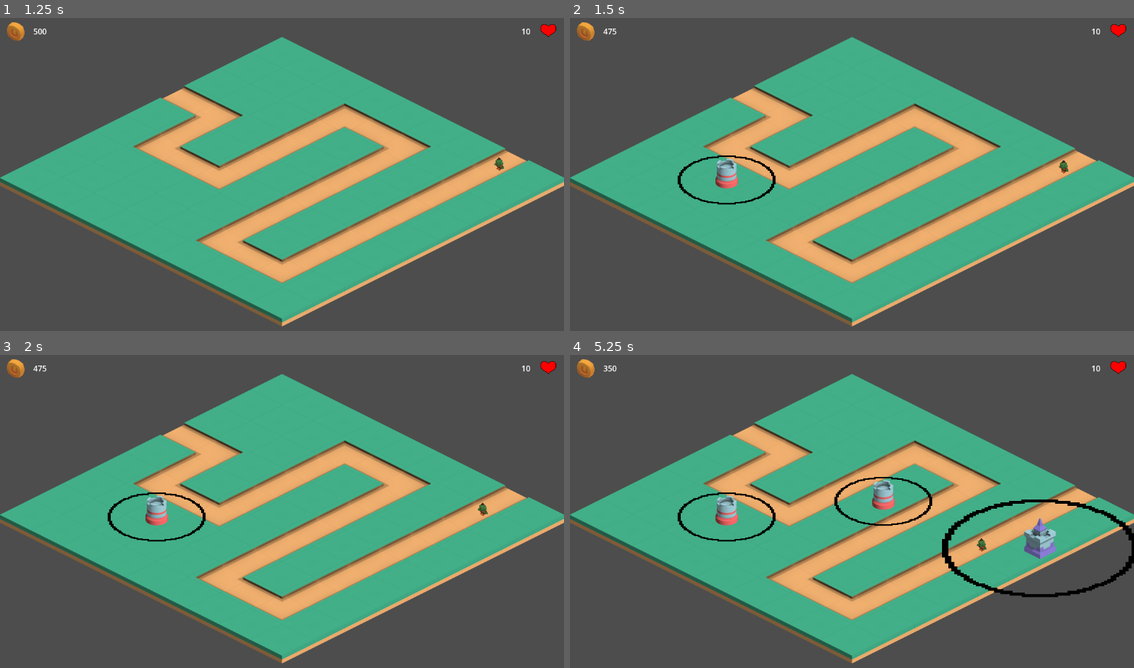
Above: before the commit, frames 1-4 (two rows, left to right).
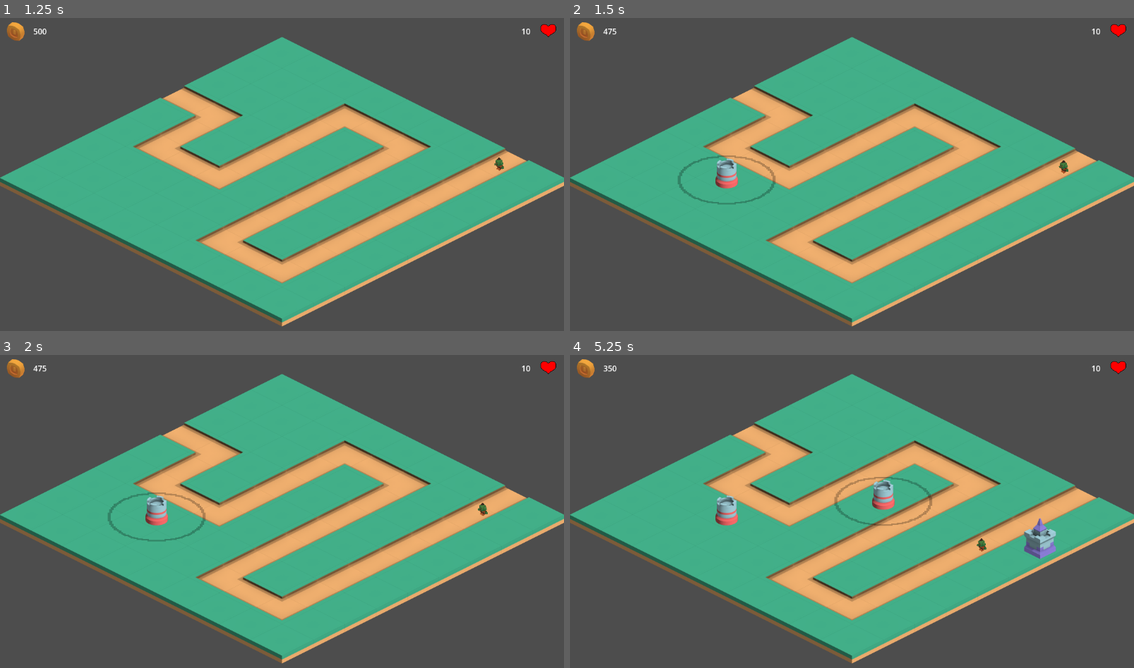
Above: after the commit, the same moments.

Repository: Robert-Riordan-UCD/GameDevJourney
Game: Godot game, scene res://Levels/Level1.tscn
Same seed, same stepped clock (60 frames per second), same inputs: the game is played once before the commit and once after it.
Inputs (mouse positions are in pixels of both pictures, inside the frame that each line leads up to):
- Up to frame 1 (1.25 s): tap Enter at 0.5 s; move the mouse to (406, 158) at 0.52 s; press the mouse at (406, 158) at 0.53 s
- Up to frame 2 (1.5 s): move the mouse to (739, 190) at 1.27 s; release the mouse at (739, 190) at 1.28 s; right-click (739, 190) at 1.35 s; click (739, 190) at 1.42 s
- Up to frame 3 (2 s): no input
- Up to frame 4 (5.25 s): move the mouse to (727, 517) at 2.02 s; press the mouse at (727, 517) at 2.03 s; move the mouse to (823, 574) at 2.77 s; release the mouse at (823, 574) at 2.78 s; right-click (823, 574) at 2.85 s; click (823, 574) at 2.92 s; move the mouse to (1021, 558) at 3.52 s; press the mouse at (1021, 558) at 3.53 s; move the mouse to (1038, 549) at 4.27 s; release the mouse at (1038, 549) at 4.28 s; right-click (1038, 549) at 4.35 s; click (1038, 549) at 4.42 s; move the mouse to (880, 511) at 5.02 s; press the mouse at (880, 511) at 5.03 s

Frame 1 is identical in both runs. In frame 2, 0.3% of the frame differs, in the area x 19-37%, y 43-60%; in frame 3, 0.3%; in frame 4, 1.8%, in the area x 19-100%, y 38-78%.

Commit message:
Range only shows on hover now

Diff:
--- a/Isometric_Tower_Defense/Towers/Tower.gd
+++ b/Isometric_Tower_Defense/Towers/Tower.gd
@@ -96,3 +96,9 @@
 func _on_click_area_input_event(_viewport, event, _shape_idx):
 	if event.is_action_pressed("right_mouse") and current_level < len(levels)-1:
 		request_level_up.emit(levels[current_level]["next_price"])
+
+func _on_click_area_mouse_entered():
+	range_sprite.visible = true
+
+func _on_click_area_mouse_exited():
+	range_sprite.visible = false
--- a/Isometric_Tower_Defense/Towers/Tower.tscn
+++ b/Isometric_Tower_Defense/Towers/Tower.tscn
@@ -17,6 +17,7 @@
 script = ExtResource("1_8y4go")
 
 [node name="RangeSprite" type="Sprite2D" parent="."]
+self_modulate = Color(1, 1, 1, 0.247059)
 texture_filter = 1
 position = Vector2(0, -32)
 scale = Vector2(1, 0.5)
@@ -54,3 +55,5 @@
 [connection signal="area_exited" from="." to="." method="_on_area_exited"]
 [connection signal="timeout" from="AttackTimer" to="." method="_on_attack_timer_timeout"]
 [connection signal="input_event" from="ClickArea" to="." method="_on_click_area_input_event"]
+[connection signal="mouse_entered" from="ClickArea" to="." method="_on_click_area_mouse_entered"]
+[connection signal="mouse_exited" from="ClickArea" to="." method="_on_click_area_mouse_exited"]
